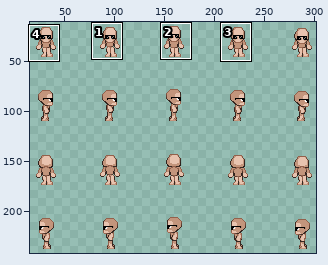
A sprite sheet gets an edit: sprite_sheet_idle.png. The first picture is a wide view before the edit; the outline marks the close-up.
Close-up. As it was:
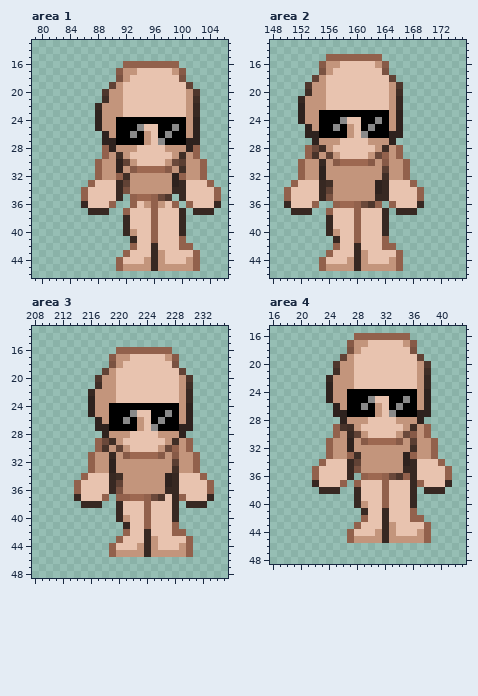
The file is 320x256 pixels. Colours within 5 levels of each other are drawn and written as one. Shown: area 1: x 79..106, y 13..46; area 2: x 148..175, y 13..46; area 3: x 208..235, y 13..48; area 4: x 16..43, y 15..48. The wide view leaves out empty margins. The commit also changed other parts of the picture, which this record leaves out.
Now the later version:
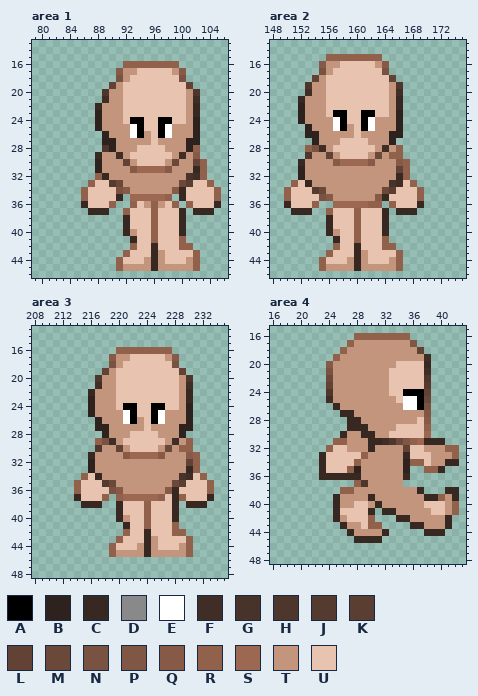
Palette (. is transparent): A #000000  B #2e221e  C #372822  D #898989  E #ffffff  F #402e26  G #48332a  H #4e362c  J #543a2f  K #5a3e32  L #614235  M #6a483a  N #7a5241  P #805644  Q #875a47  R #92614c  S #9d6851  T #c3957c  U #e8c3af
What changed:
Changed rows in their new state; - is an unchanged pixel.
Area 1:
first column x 88:
24 ---TU--UU--UU--
25 ---TTEA---ETT--
26 ---TTE----ETT--
27 ---TTTT--TTTT--
28 -H-------------
29 CT------------Q
30 B--T--------T-L
31 B--T--------T-C
32 -C-TT------TTGF
33 --JMT------TMK-
34 ---NQ------Q---
35 -----S--SSR----
Area 2:
first column x 152:
23 ---TU--UU--UU--
24 ---TTEA---ETT--
25 ---TTE----ETT--
26 ---TTTT--TTTT--
28 --N------------
29 -HT---------TR-
30 C--T--------T-Q
31 B--T--------T-L
32 B--T--------T-C
33 -CTTT------TTGF
34 --JMT------TMK-
35 ---NQ------Q---
36 -----S--SSR----
Area 3:
first column x 216:
24 ---TU--UU--UU--
25 ---TTEA---ETT--
26 ---TTE----ETT--
27 ---TTTT--TTTT--
29 --N------------
30 -HT---------TR-
31 C--T--------T-Q
32 B--T--------T-L
33 B--T--------T-C
34 -CTTT------TTGF
35 --JMT------TMK-
36 ---NQ------Q---
37 -----S--SSR----
Area 4:
first column x 22:
17 -----R--TTTTT-P------
18 ----RT-TTTTTTTTL-----
19 ---RT-TTTTTTTTTTF----
20 --QT--TTTTTT---UC----
21 --NT--TTTTT----U-----
22 --M---TTTTT----UH----
23 --L---TTTTT----UJ----
24 --H--TTTTTTUU--AL----
25 --F--TTTTTTTUEEAM----
26 ---C-TTTT-TTTEEAN----
27 ---.CCTTT-TTTTTTP----
28 ----.CC-TTTT---UQ----
29 ---..CCCTTTT-UUU-----
30 ---.CTTCCTT-UUUUS----
31 --.RRT-TCCFHMPRSCCC--
32 ---UUT--C----LUU-TTRR
33 -CUUUUUR-----CUUUTTTR
34 -C---UR-------RR-TTCC
35 .C---RB------B..RRC.-
36 .CCCC-CTTTTTTC......-
37 .....--HTTTTT.......-
38 -...RRTTTTTTTTTC...CC
39 ---CTTTTCTTTTTTTCCRTC
40 ---CTTUUTCTTTTTTUUUTR
41 ---CUUUUC.-CTTTTTUUTR
42 ---CTUUUR...CCTTTTTC-
43 ----CTT-RR....CCTTTC-
44 -----CTTT--.....CCC--
45 -----.CCCC.......----
Pixel boxes of the changes (left, top, right, bottom) in both close-ups:
changed: (95, 117, 200, 201)
changed: (298, 110, 403, 208)
changed: (88, 403, 193, 501)
changed: (312, 340, 459, 543)
